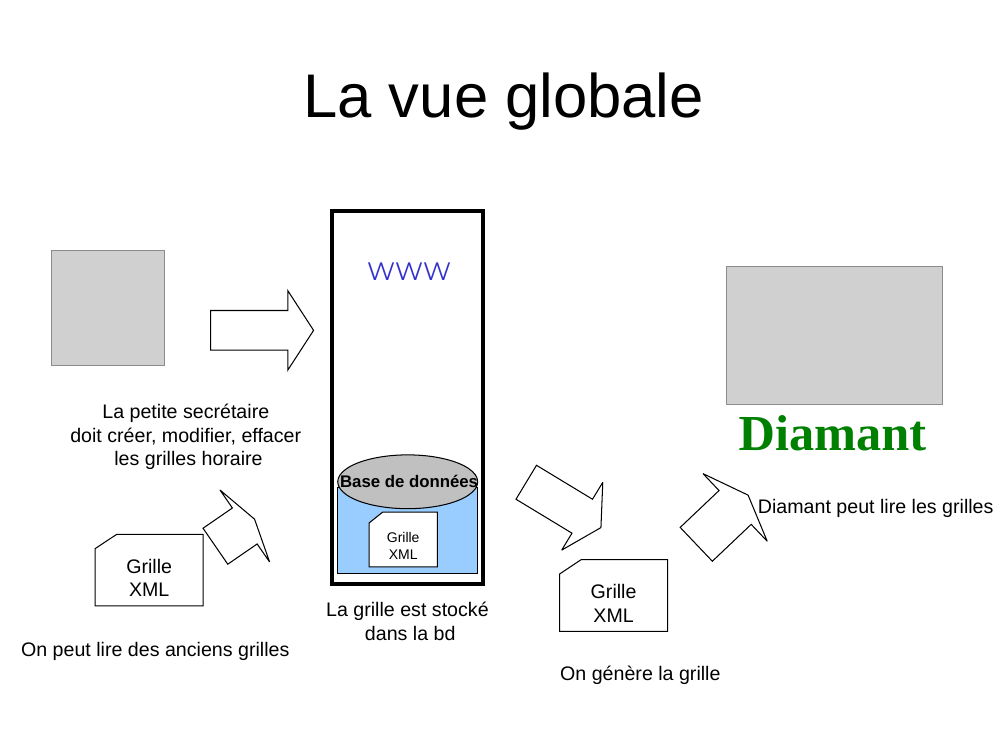
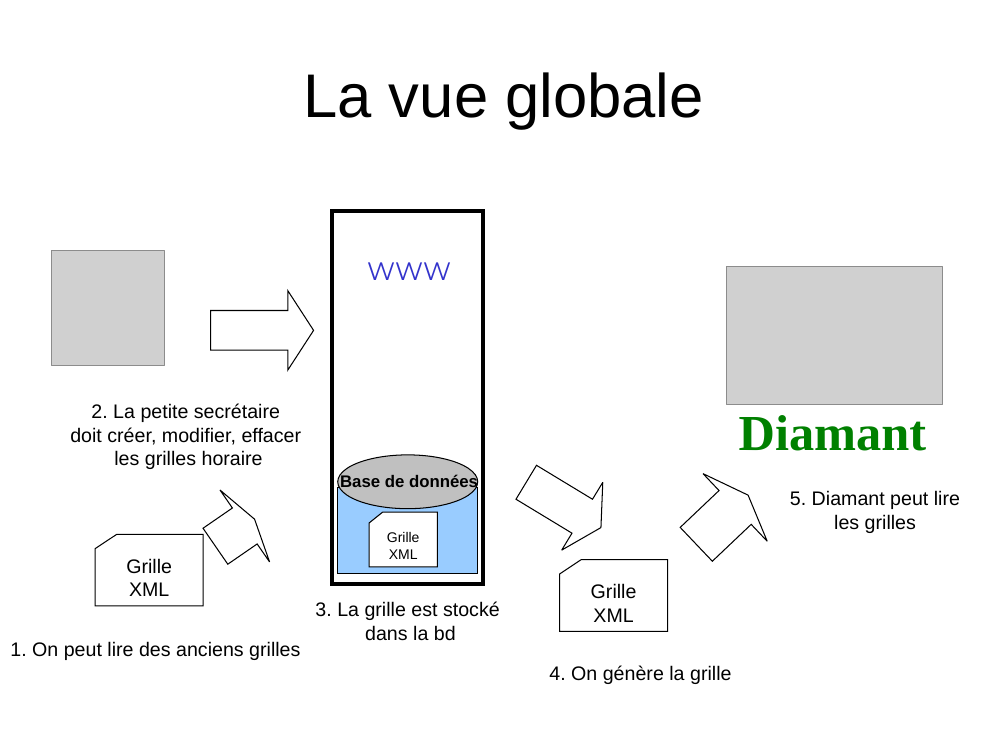
Before and after one commit to gonr1001/diamant, a slide deck: slide 5 of Diamant2.0/Conception/CreationGrille--2.ppt. Drawn at 1008x756 pixels with LibreOffice and Linux fonts; fonts in the diff are those of the drawing; grey boxes stand for pictures. Boxes give left, top, right and bottom in pixels: in the first picture for what was removed or moved away, otherwise in the second. Text is boxed around its words. In the diff, an @@ line names an element or a change of style, - is before the commit and + after.

```diff
--- a/Diamant2.0/Conception/CreationGrille--2.ppt
+++ b/Diamant2.0/Conception/CreationGrille--2.ppt
@@ text at box(91, 403, 280, 422): text changed @@
-La petite secrétaire
+2. La petite secrétaire
@@ text at box(790, 490, 960, 533): text changed @@
-Diamant peut lire les grilles
+5. Diamant peut lire les grilles
@@ text "3. La grille est stocké": place and size @@
-text "3. La grille est stocké" at box(326, 601, 489, 641)
+text "3. La grille est stocké" at box(315, 601, 500, 641)
@@ text at box(315, 601, 500, 620): text changed @@
-La grille est stocké
+3. La grille est stocké
@@ text at box(10, 641, 300, 660): text changed @@
-On peut lire des anciens grilles
+1. On peut lire des anciens grilles
@@ text at box(549, 665, 731, 684): text changed @@
-On génère la grille
+4. On génère la grille
```
Also in this commit, not shown: 2 other slides changed, 9 slides added.
